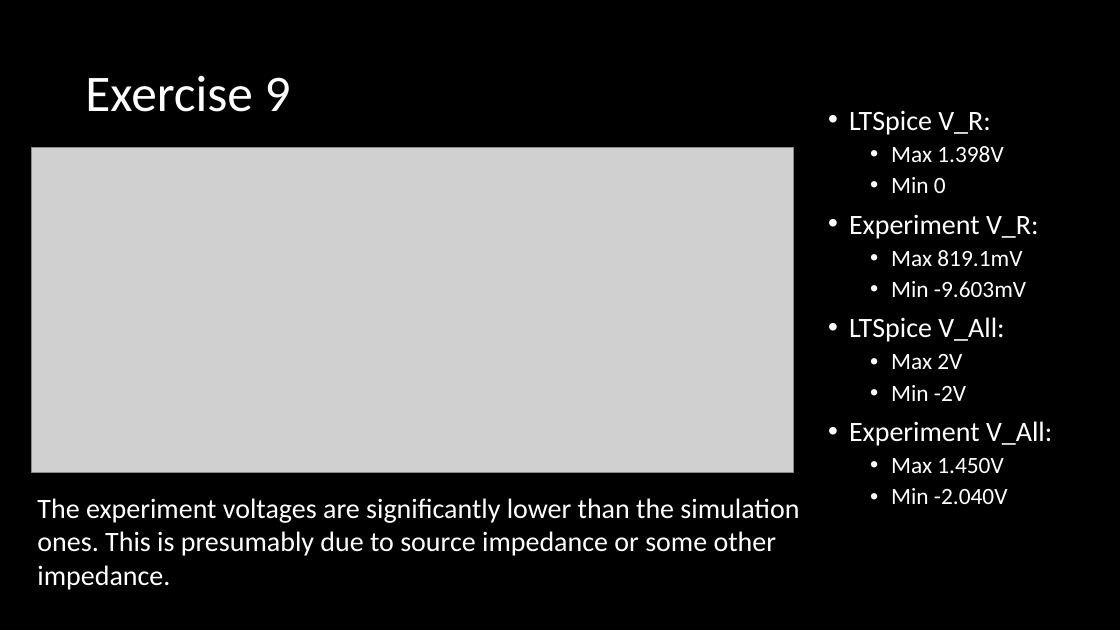
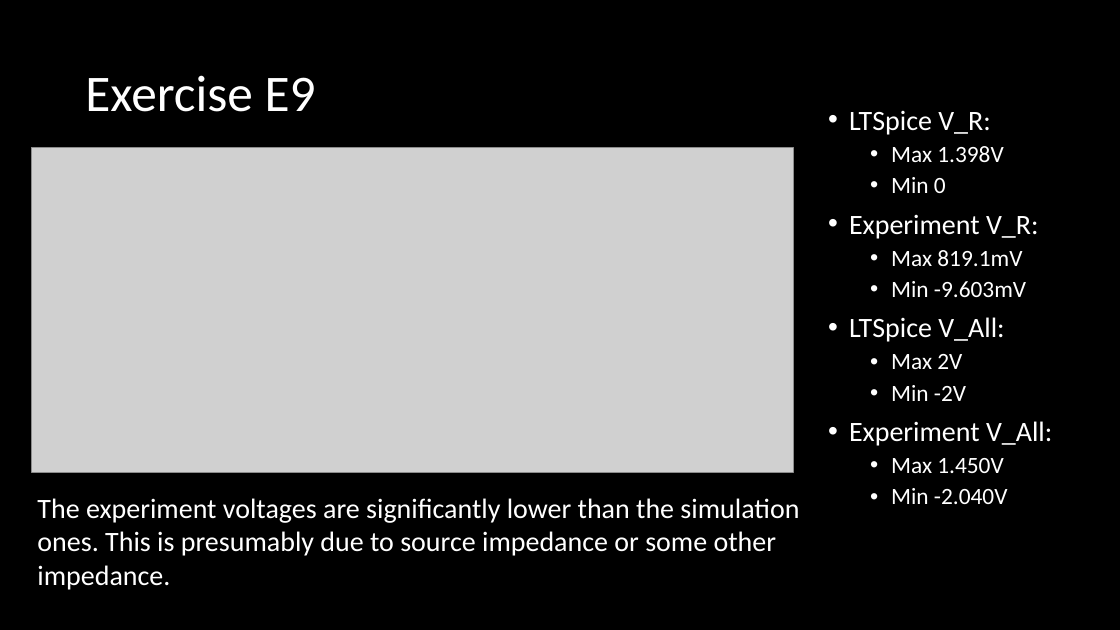
Before and after one commit to differental/IEP-E, a slide deck: slide 2 of Final_slides/E9.pptx. Drawn at 1120x630 pixels with LibreOffice and Linux fonts; fonts in the diff are those of the drawing; grey boxes stand for pictures. Boxes give left, top, right and bottom in pixels: in the first picture for what was removed or moved away, otherwise in the second. Text is boxed around its words. In the diff, an @@ line names an element or a change of style, - is before the commit and + after.

```diff
--- a/Final_slides/E9.pptx
+++ b/Final_slides/E9.pptx
@@ title at box(85, 75, 316, 112): text changed @@
-Exercise 9
+Exercise E9
```
Also in this commit, not shown: 5 other slides changed, 9 other files.
